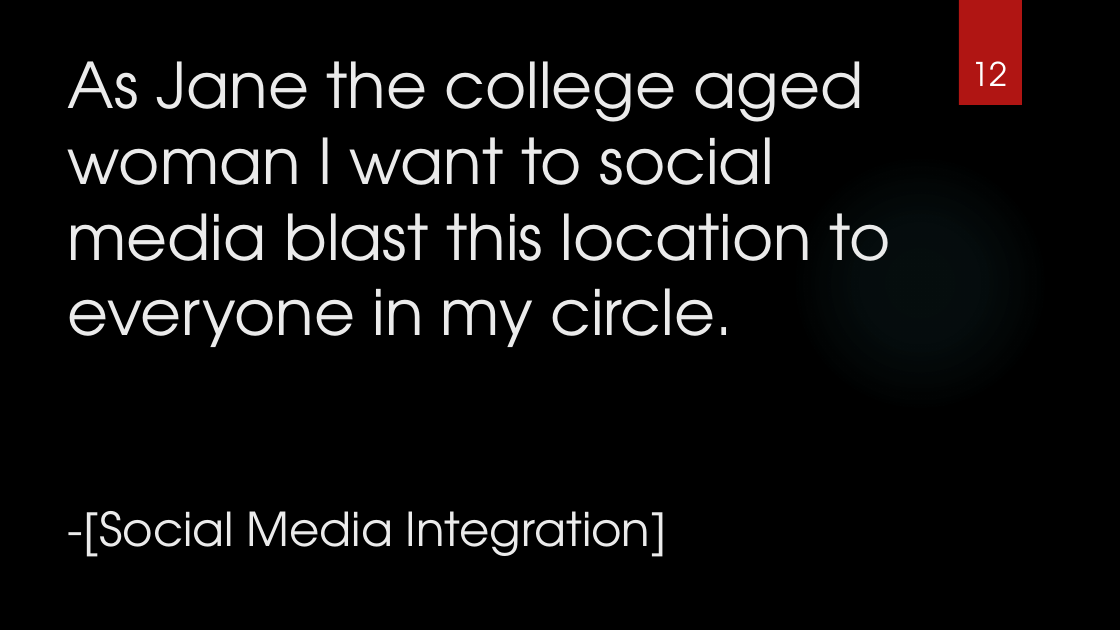
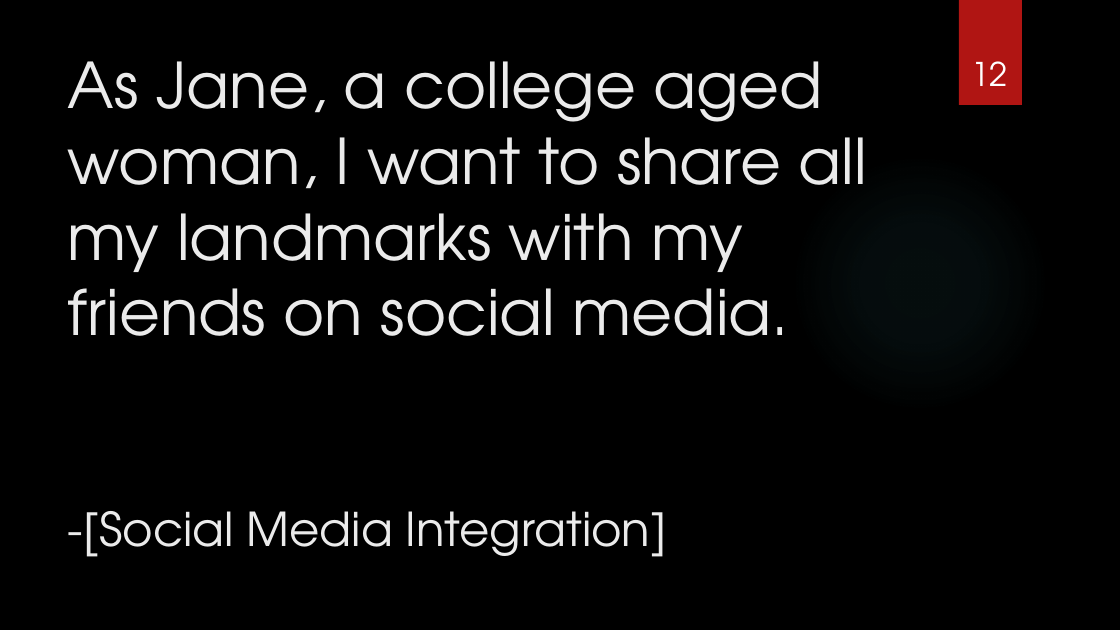
Before and after one commit to junmin-yee/Landmarked, a slide deck: slide 12 of Technology Presentation.pptx. Drawn at 1120x630 pixels with LibreOffice and Linux fonts; fonts in the diff are those of the drawing; background and template pictures are left out. Boxes give left, top, right and bottom in pixels: in the first picture for what was removed or moved away, otherwise in the second. Text is boxed around its words. In the diff, an @@ line names an element or a change of style, - is before the commit and + after.

Commit message:
Update Technology Presentation.pptx
Fixed

```diff
--- a/Technology Presentation.pptx
+++ b/Technology Presentation.pptx
@@ title at [68,61,866,557]: text changed @@
-As Jane the college aged woman I want to social media blast this location to everyone in my circle.
--[Social Media Integration]
+As Jane, a college aged woman, I want to share all my landmarks with my friends on social media.
+-[Social Media Integration]
```
